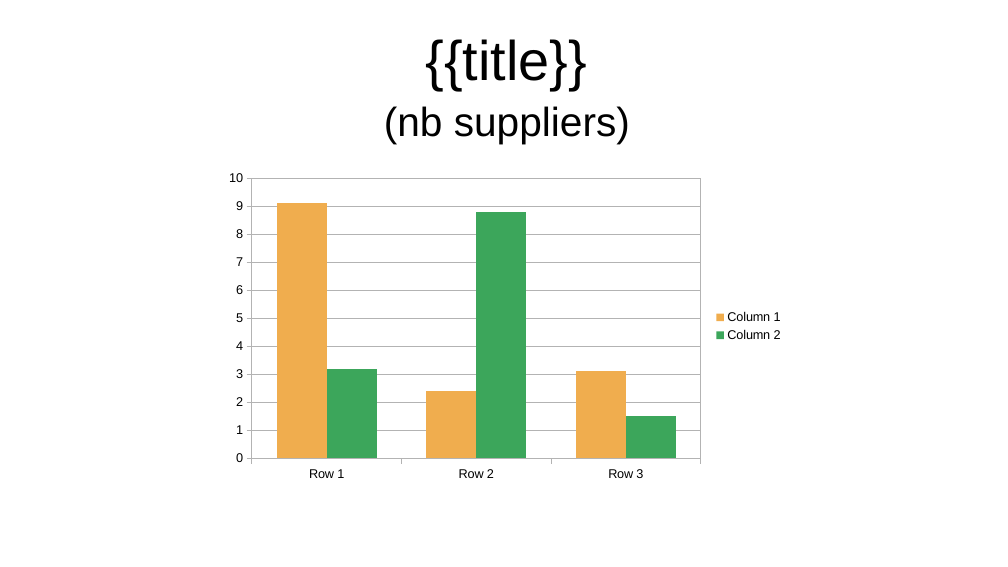
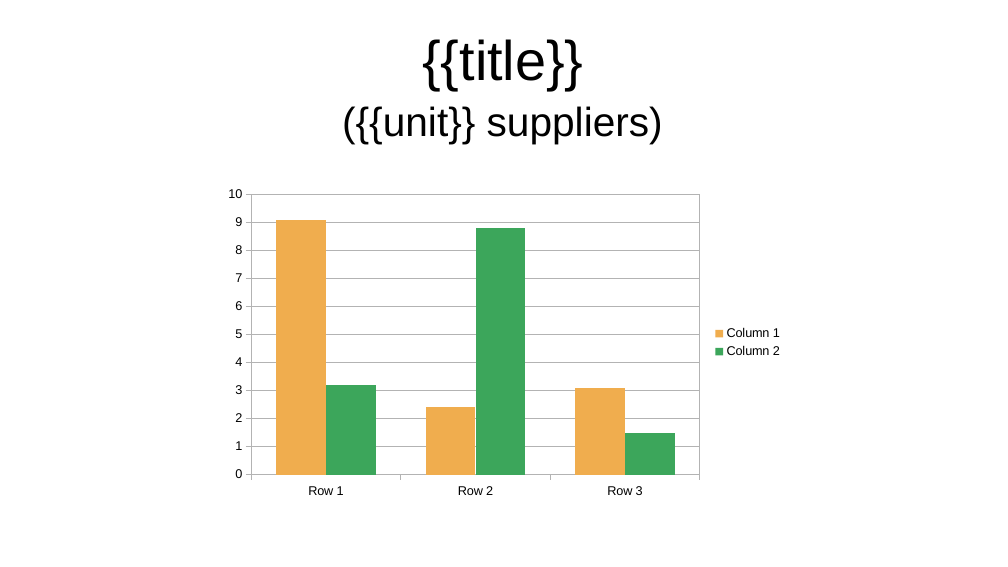
Before and after one commit to djaodjin/djaopsp, a slide deck: slide 1 of djaopsp/templates/app/reporting/column.pptx. Drawn at 1008x567 pixels with LibreOffice and Linux fonts; fonts in the diff are those of the drawing. Boxes give left, top, right and bottom in pixels: in the first picture for what was removed or moved away, otherwise in the second. Text is boxed around its words. In the diff, an @@ line names an element or a change of style, - is before the commit and + after.

Commit message:
fixes pptx download of insight charts

```diff
--- a/djaopsp/templates/app/reporting/column.pptx
+++ b/djaopsp/templates/app/reporting/column.pptx
@@ text "{{title}}": place and size @@
-text "{{title}}" at box(426, 39, 587, 90)
+text "{{title}}" at box(422, 39, 583, 90)
@@ text at box(342, 106, 663, 144): text changed @@
-(nb suppliers)
+({{unit}} suppliers)
@@ column chart: place and size @@
-column chart at box(218, 165, 793, 488)
+column chart at box(217, 181, 791, 505)
```
Also in this commit, not shown: 12 other files.
